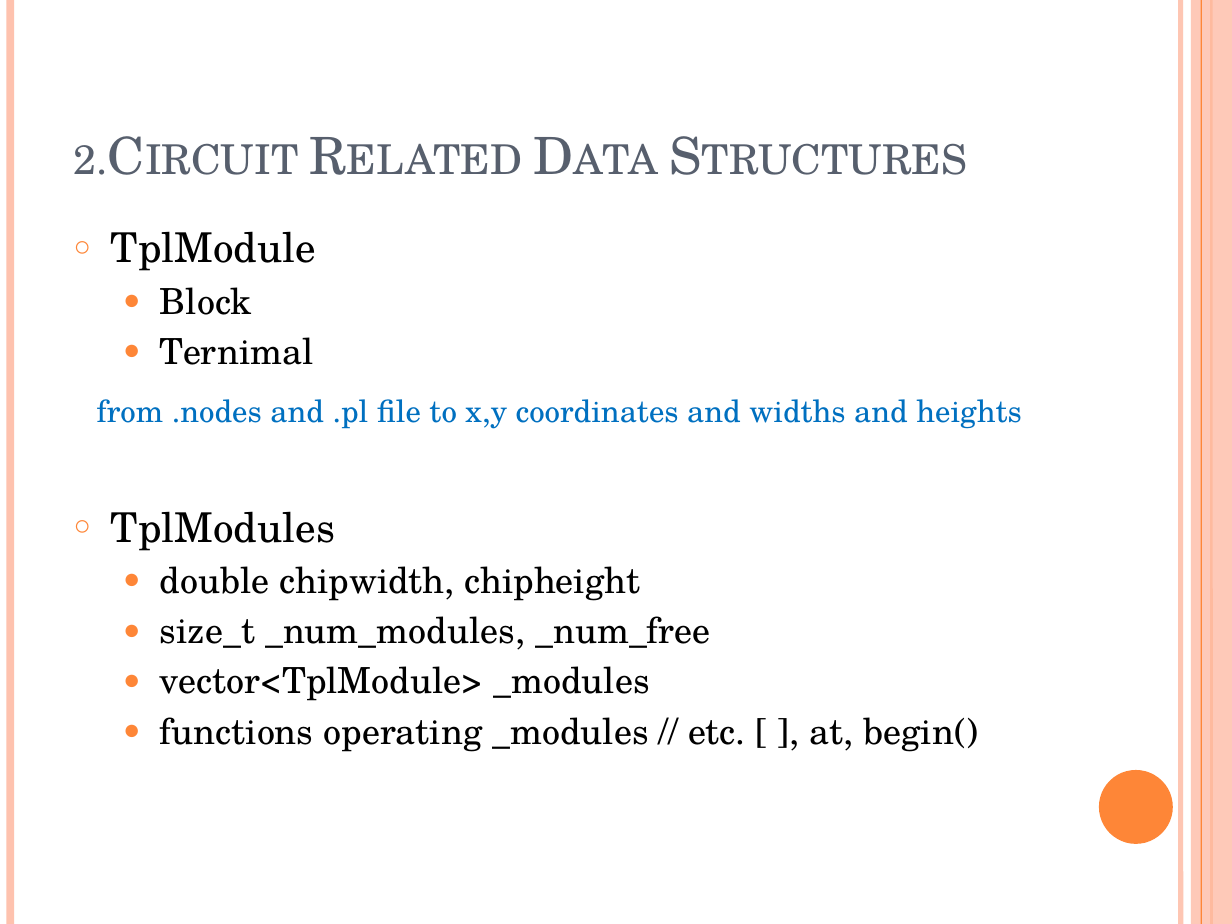
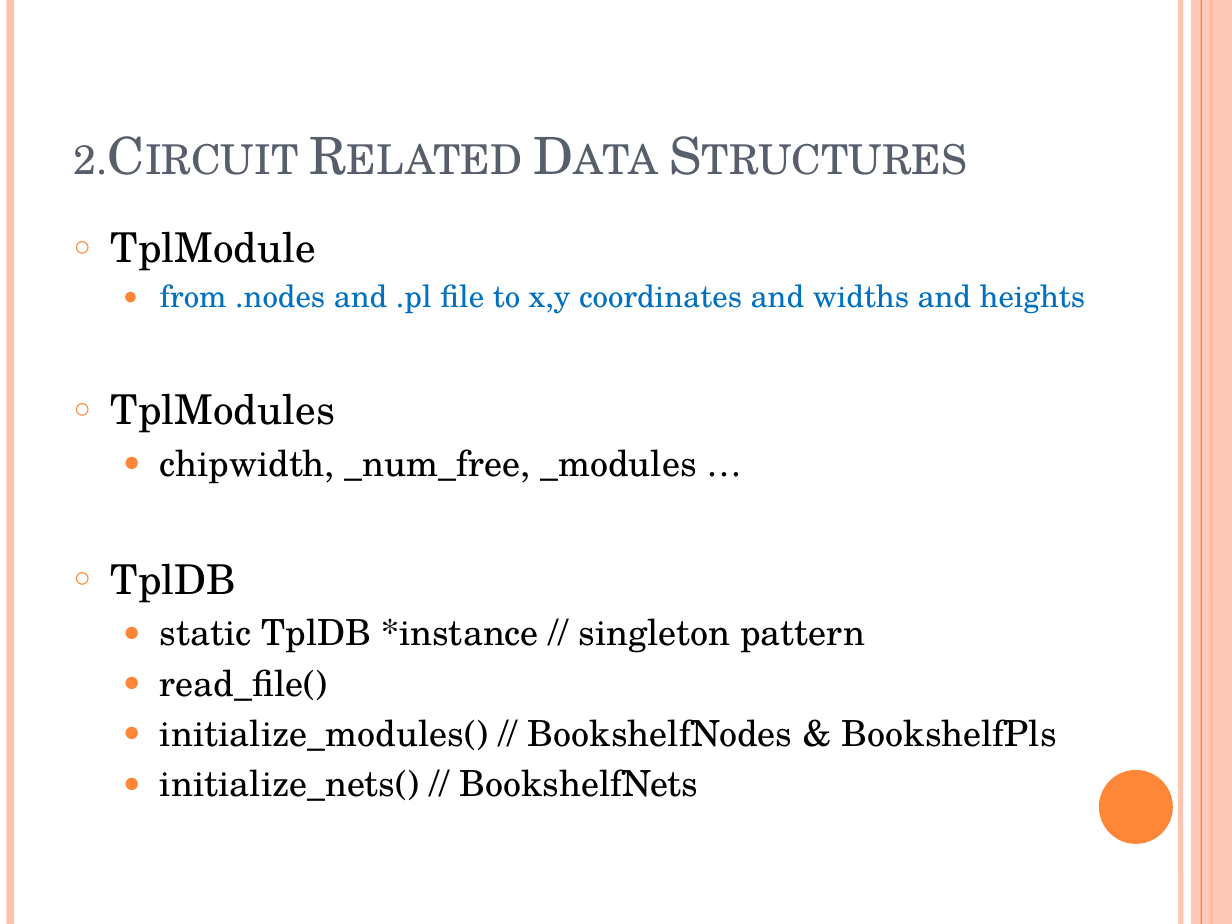
Before and after one commit to marcusgao94/TPL, a slide deck: slide 5 of TPL.pptx (slide 8 before the commit). Drawn at 1232x924 pixels with LibreOffice and Linux fonts; fonts in the diff are those of the drawing. Boxes give left, top, right and bottom in pixels: in the first picture for what was removed or moved away, otherwise in the second. Text is boxed around its words. In the diff, an @@ line names an element or a change of style, - is before the commit and + after.

Commit message:
edit ppt

```diff
--- a/TPL.pptx
+++ b/TPL.pptx
@@ text at (160, 287, 314, 365): paragraphs removed @@
-  ● Block
-  ● Ternimal
@@ text at (160, 284, 1086, 314): bullet none to ●; list level 1 to 2 in "from .nodes and .pl file ..." @@
@@ text at (111, 449, 1057, 801): text changed @@
-  ● double chipwidth, chipheight
-  ● size_t _num_modules, _num_free
-  ● vector<TplModule> _modules
-  ● functions operating _modules // etc. [ ], at, begin()
+  ● chipwidth, _num_free, _modules …
+○ TplDB
+  ● static TplDB *instance // singleton pattern
+  ● read_file()
+  ● initialize_modules() // BookshelfNodes & BookshelfPls
+  ● initialize_nets() // BookshelfNets
```
Also in this commit, not shown: 4 other slides changed, 2 slides added, 4 slides removed.
